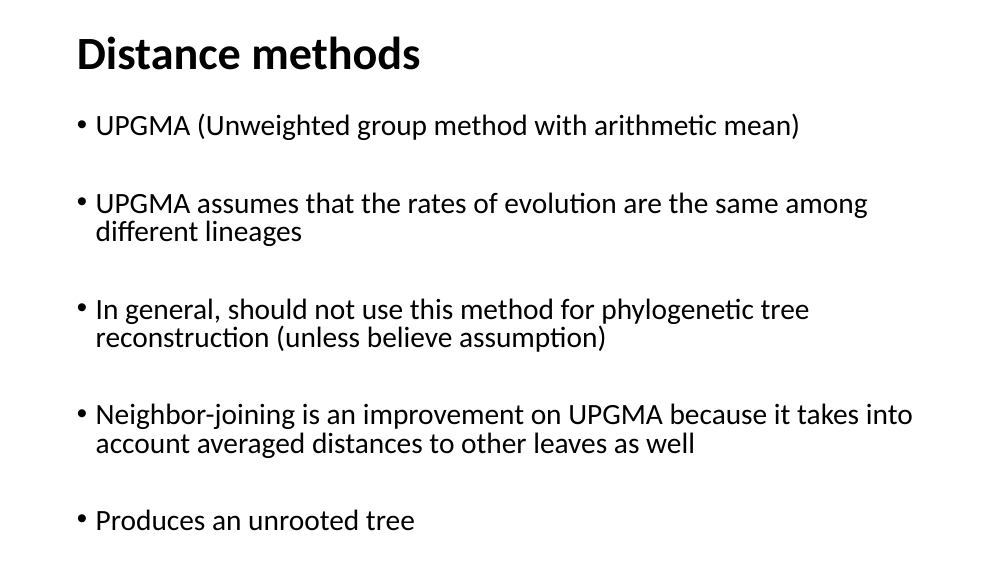
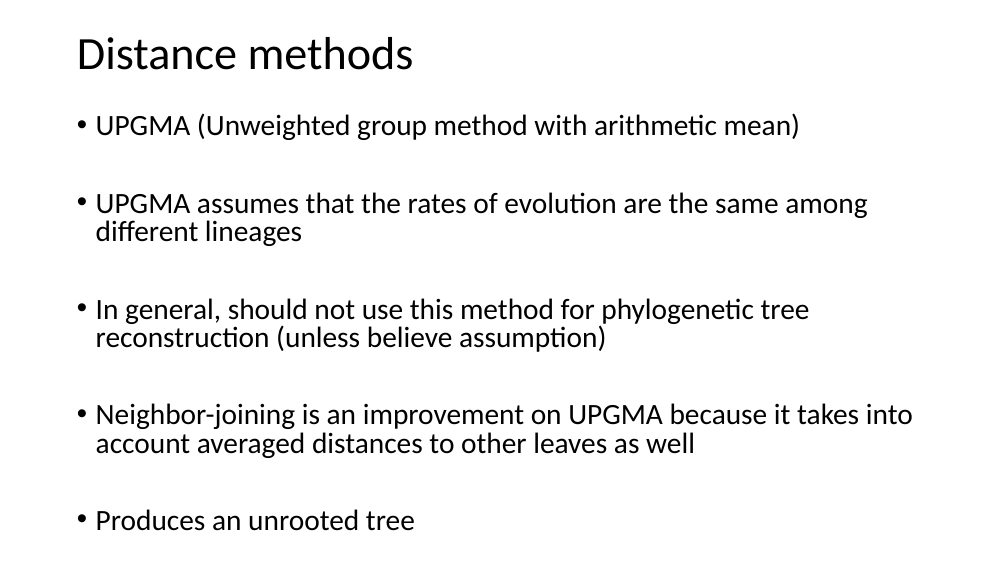
Before and after one commit to serina-robinson/TARA-thiolases, a slide deck: slide 6 of slides/20201706_phylogenetics_slides.pptx. Drawn at 1008x567 pixels with LibreOffice and Linux fonts; fonts in the diff are those of the drawing. Boxes give left, top, right and bottom in pixels: in the first picture for what was removed or moved away, otherwise in the second. Text is boxed around its words. In the diff, an @@ line names an element or a change of style, - is before the commit and + after.

```diff
--- a/slides/20201706_phylogenetics_slides.pptx
+++ b/slides/20201706_phylogenetics_slides.pptx
@@ title "Distance methods" at (77,37,414,70): bold off @@
```
Also in this commit, not shown: 1 slide added, 1 slide removed, 8 other files.
